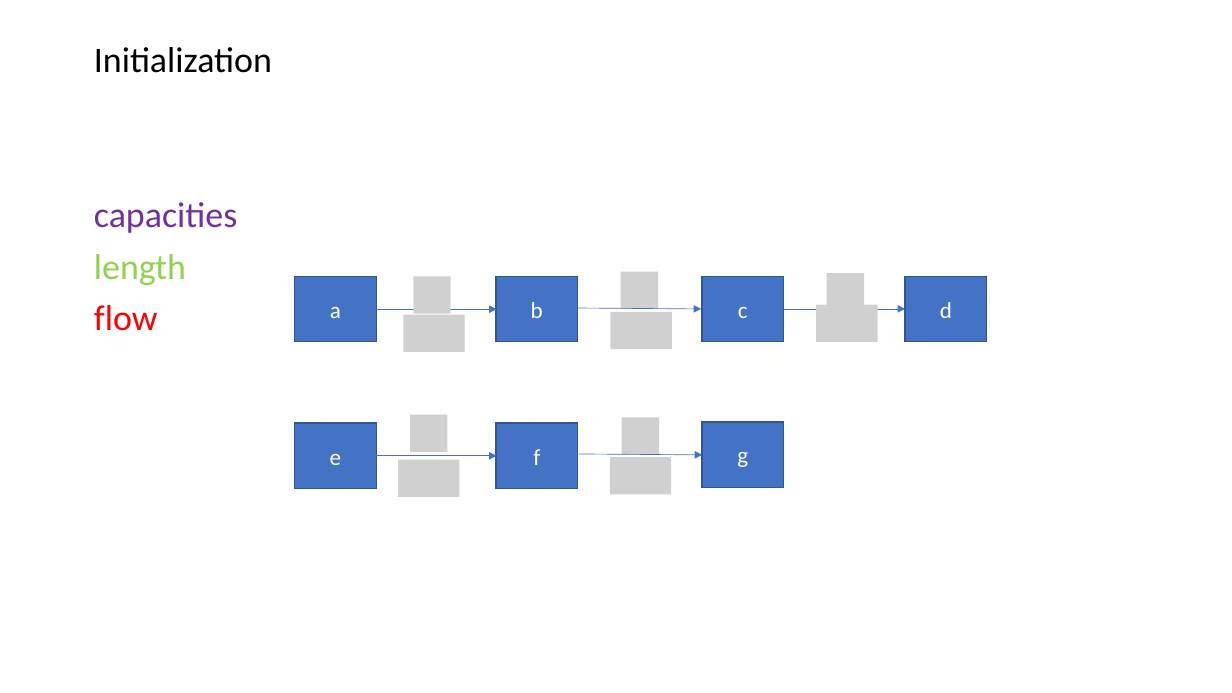
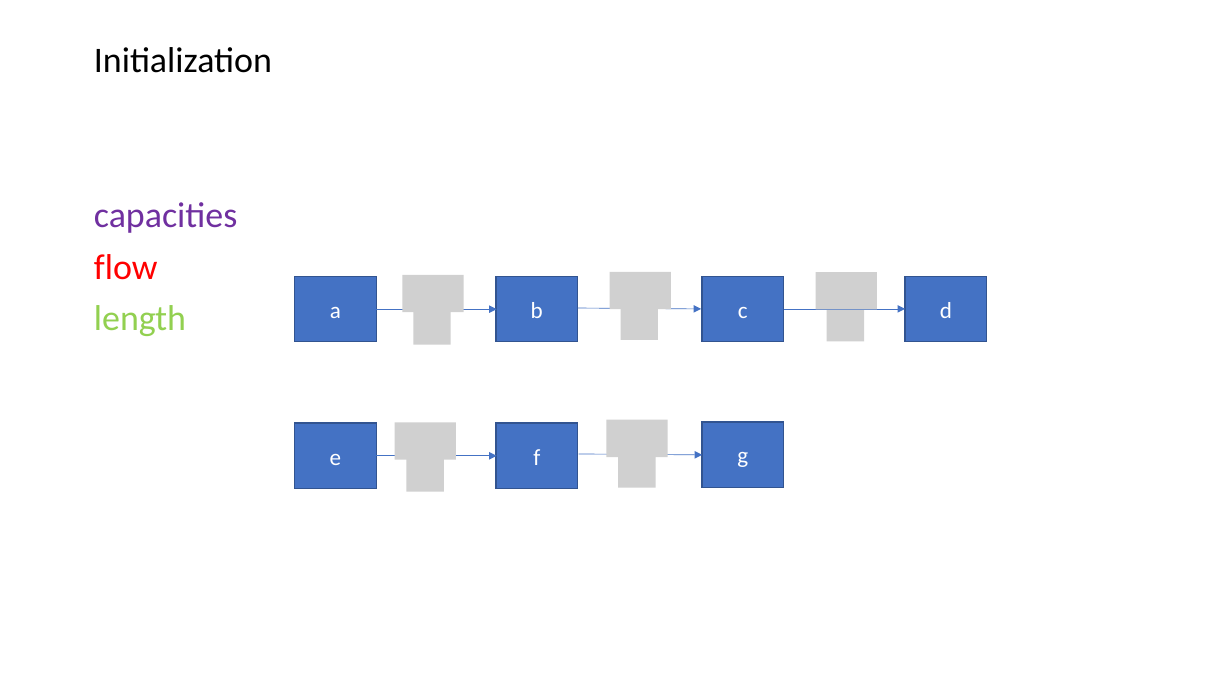
Before and after one commit to Speedphil544/Vortrag, a slide deck: slide 12 of MMCFP.pptx (slide 19 before the commit). Drawn at 1232x693 pixels with LibreOffice and Linux fonts; fonts in the diff are those of the drawing; grey boxes stand for pictures. Boxes give left, top, right and bottom in pixels: in the first picture for what was removed or moved away, otherwise in the second. Text is boxed around its words. In the diff, an @@ line names an element or a change of style, - is before the commit and + after.

```diff
--- a/MMCFP.pptx
+++ b/MMCFP.pptx
@@ text at [94,254,158,280]: paragraph added @@
+flow
@@ picture: place and size @@
-picture at [413,276,450,313]
+picture at [402,274,463,311]
@@ picture: place and size @@
-picture at [621,272,658,309]
+picture at [610,272,671,309]
@@ picture: place and size @@
-picture at [827,274,864,311]
+picture at [816,272,877,309]
@@ text at [94,305,158,331]: paragraph removed @@
-flow
@@ picture removed at [403,315,464,352] @@
@@ picture added at [413,308,450,345] @@
@@ picture removed at [611,312,672,349] @@
@@ picture added at [621,302,658,339] @@
@@ picture: place and size @@
-picture at [816,305,877,342]
+picture at [827,304,864,341]
@@ picture removed at [410,415,447,452] @@
@@ picture added at [395,422,456,459] @@
@@ picture: place and size @@
-picture at [622,418,659,455]
+picture at [606,420,667,457]
@@ picture removed at [398,460,459,497] @@
@@ picture added at [407,455,444,492] @@
@@ picture removed at [610,457,671,494] @@
@@ picture added at [618,450,655,487] @@
```
Also in this commit, not shown: 5 other slides changed, 2 slides added, 8 slides removed.
